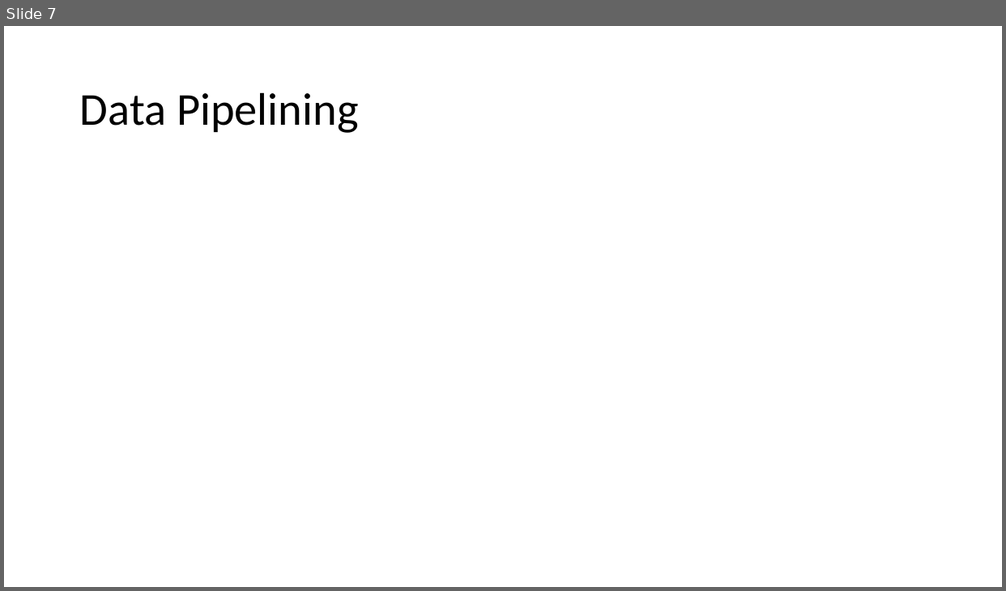
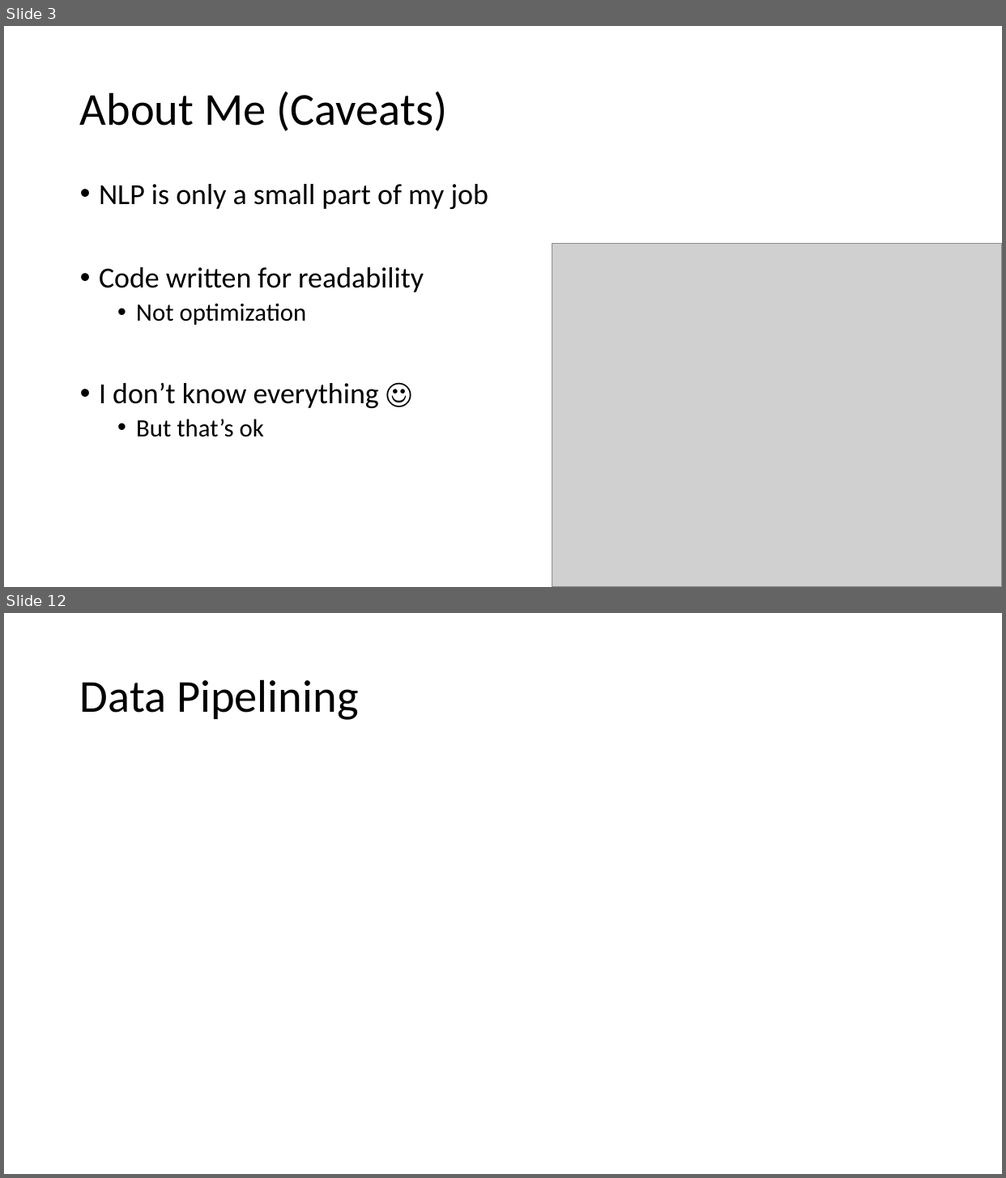
Before and after one commit to dreyco676/nlp_spark, a slide deck: TCHUG_NLP_PYSPARK.pptx. Shown one above the other, each under a label of ours: slide 7 before the commit, slides 3 and 12 after it; the slides between them are not shown. The pictures are 1006x591 and 1006x1178 pixels, drawn with LibreOffice and Linux fonts; fonts in the diff are those of the drawing; grey boxes stand for pictures. Boxes give left, top, right and bottom in pixels: in the first picture for what was removed or moved away, otherwise in the second. Text is boxed around its words. In the diff, an @@ line names an element or a change of style, - is before the commit and + after.

```diff
--- a/TCHUG_NLP_PYSPARK.pptx
+++ b/TCHUG_NLP_PYSPARK.pptx
@@ slide 3 added at (x1=4, y1=26, x2=1002, y2=587), background #FFFFFF @@
@@ title added at (x1=80, y1=92, x2=447, y2=131), 44 pt, text #000000 @@
+About Me (Caveats)
@@ text added at (x1=99, y1=184, x2=488, y2=437), 28 pt, text #000000 @@
+• NLP is only a small part of my job
+• Code written for readability
+  • Not optimization
+• I don’t know everything ☺
+  • But that’s ok
@@ picture added at (x1=552, y1=244, x2=1002, y2=587) @@
@@ what was slide 7 is now slide 12 @@
```
Also in this commit, not shown: 1 slide changed, 9 other slides added, 5 slides removed, 2 other files.
